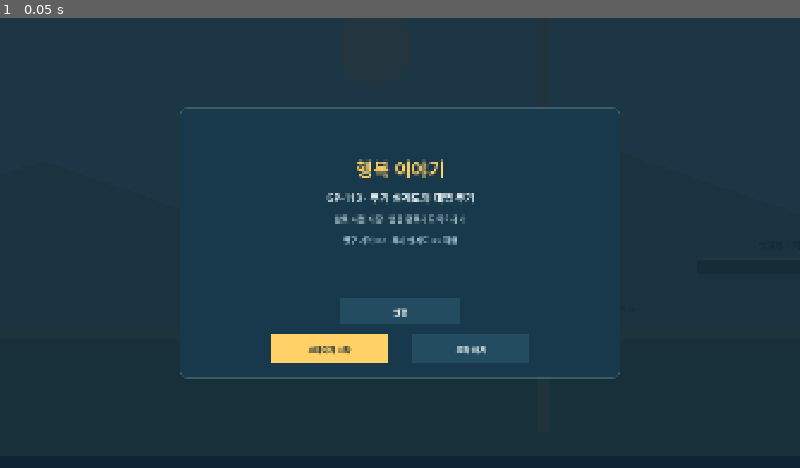
Above: before the commit, frame 1.
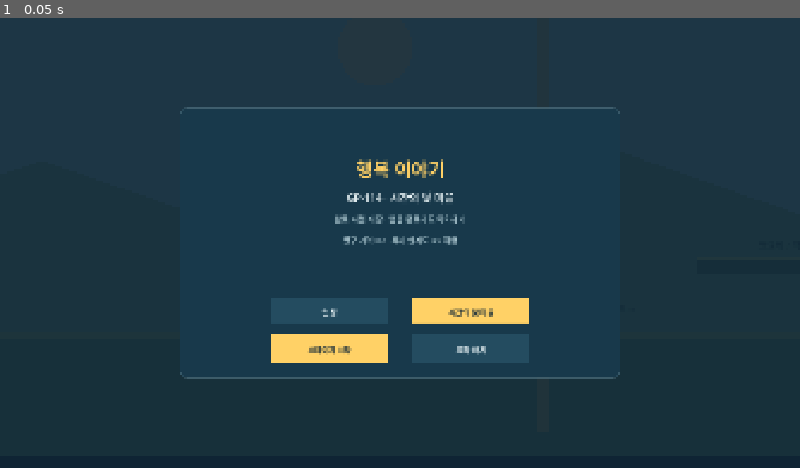
Above: after the commit, the same moment.

Repository: powerfulHimchan/happiness
Game: Godot game, scene res://scenes/movement/ground_movement_sandbox.tscn
The game is run twice, just before and just after one commit, with the same random seed, the same clock (stepped at 60 frames per second) and the same inputs.
Inputs:
- Up to frame 1 (0.05 s): no input

The runs differ from the first frame. In frame 1, 1.2% of the frame differs, in the area x 40-67%, y 38-68%.

Commit message:
feat: add GP114 time anchor village and persistent knight resident

Diff:
--- a/game/scripts/movement/ground_movement_controls.gd
+++ b/game/scripts/movement/ground_movement_controls.gd
@@ -44,6 +44,7 @@
 	START_WEAPON,
 	WEAPON_REWARD,
 	BOSS_CHOICE,
+	VILLAGE,
 }
 
 const PANEL_COLOR := Color("18394b")
@@ -128,6 +129,9 @@
 var main_continue_rect := Rect2()
 var checkpoint_available: bool = false
 var checkpoint_message: String = ""
+var main_village_rect: Rect2
+var village_page: String = "village"
+var village_environment_owned: bool = false
 var main_layout_rect := Rect2()
 var main_feedback_rect := Rect2()
 var feedback_panel_rect := Rect2()
@@ -317,6 +321,9 @@
 
 
 func _draw() -> void:
+	if screen_mode == ScreenMode.VILLAGE:
+		_draw_village()
+		return
 	if screen_mode == ScreenMode.BOSS_CHOICE:
 		_draw_boss_choice()
 		return
@@ -691,6 +698,7 @@
 func begin_retry(starting_weapon: String = "sword") -> bool:
 	if starting_weapon not in ["sword", "bow"]:
 		return false
+	_leave_village_environment()
 	selected_starting_weapon = starting_weapon
 	release_all_inputs()
 	result_snapshot.clear()
@@ -701,6 +709,7 @@
 
 
 func show_main_screen() -> void:
+	_leave_village_environment()
 	release_all_inputs()
 	screen_mode = ScreenMode.MAIN
 	queue_redraw()
@@ -784,7 +793,7 @@
 
 
 func show_start_weapon_selection() -> void:
-	if screen_mode not in [ScreenMode.MAIN, ScreenMode.RESULT]:
+	if screen_mode not in [ScreenMode.MAIN, ScreenMode.RESULT, ScreenMode.VILLAGE]:
 		return
 	start_weapon_return_mode = screen_mode
 	start_weapon_previous_selection = selected_starting_weapon
@@ -1055,6 +1064,7 @@
 		"move": move_zone,
 		"actions": action_rects.duplicate(),
 		"result_panel": result_panel_rect,
+		"main_village": main_village_rect,
 		"growth_cards": growth_card_rects.duplicate(),
 		"growth_reroll": growth_reroll_rect,
 		"job_panel": job_panel_rect,
@@ -1119,6 +1129,9 @@
 
 
 func _handle_screen_touch(position: Vector2) -> void:
+	if screen_mode == ScreenMode.VILLAGE:
+		_handle_village_touch(position)
+		return
 	if screen_mode == ScreenMode.BOSS_CHOICE:
 		_refresh_boss_choice_layout()
 		for index in boss_choice_rects.size():
@@ -1191,6 +1204,8 @@
 			show_start_weapon_selection()
 		elif result_main_rect.has_point(position):
 			show_main_screen()
+	elif screen_mode == ScreenMode.MAIN and main_village_rect.has_point(position):
+		show_village()
 	elif screen_mode == ScreenMode.MAIN and main_start_rect.has_point(position):
 		show_start_weapon_selection()
 	elif screen_mode == ScreenMode.MAIN and checkpoint_available and main_continue_rect.has_point(position):
@@ -1502,9 +1517,10 @@
 		Vector2(280.0, 68.0)
 	)
 	main_feedback_rect = Rect2(
-		Vector2(result_panel_rect.get_center().x - 140.0, result_panel_rect.end.y - 190.0),
+		Vector2(result_panel_rect.get_center().x - 310.0, result_panel_rect.end.y - 190.0),
 		Vector2(280.0, 56.0)
 	)
+	main_village_rect = Rect2(Vector2(result_panel_rect.get_center().x + 30.0, result_panel_rect.end.y - 190.0), Vector2(280.0, 56.0))
 	main_continue_rect = Rect2(
 		Vector2(result_panel_rect.get_center().x - 140.0, result_panel_rect.end.y - 274.0),
 		Vector2(280.0, 56.0)
@@ -1718,7 +1734,7 @@
 		ACTIVE_COLOR
 	)
 	_draw_text_centered(
-		"GP-113 · 무기 설계도와 태엽 무기",
+		"GP-114 · 시간의 닻 마을",
 		Rect2(Vector2(result_panel_rect.position.x, result_panel_rect.position.y + 188.0), Vector2(result_panel_rect.size.x, 46.0)),
 		25,
 		TEXT_COLOR
@@ -1732,6 +1748,7 @@
 	if not checkpoint_available:
 		_draw_text_centered("영구 기억 %d/2 · 무기 설계도 %d/2 해금" % [unlocked_memories.size(), unlocked_weapon_blueprints.size()], Rect2(result_panel_rect.position + Vector2(0, 300), Vector2(result_panel_rect.size.x, 30)), 18, MUTED_TEXT_COLOR)
 	_draw_button(main_feedback_rect, "설정", false)
+	_draw_button(main_village_rect, "시간의 닻 마을", true)
 	if checkpoint_available:
 		_draw_button(main_continue_rect, "이어하기", true)
 	if not checkpoint_message.is_empty():
@@ -2285,3 +2302,86 @@
 			draw_rect(rect.grow(-3), ACTIVE_COLOR, false, 3)
 		_draw_text_centered(String(card.name) + (" · 잠김" if not available else ""), Rect2(rect.position + Vector2(0, rect.size.y * 0.10), Vector2(rect.size.x, 28)), 19, ACTIVE_COLOR if available else MUTED_TEXT_COLOR)
 		_draw_text_centered(String(card.effect if available else card.condition), Rect2(rect.position + Vector2(0, rect.size.y * 0.58), Vector2(rect.size.x, 24)), 16, TEXT_COLOR if available else MUTED_TEXT_COLOR)
+
+
+func show_village() -> void:
+	if screen_mode not in [ScreenMode.MAIN, ScreenMode.RESULT, ScreenMode.VILLAGE]:
+		return
+	release_all_inputs()
+	village_page = "village"
+	screen_mode = ScreenMode.VILLAGE
+	if not village_environment_owned:
+		village_environment_owned = true
+		combat_configuration_started.emit()
+	queue_redraw()
+
+
+func _leave_village_environment() -> void:
+	if village_environment_owned:
+		village_environment_owned = false
+		combat_configuration_finished.emit()
+
+
+func village_snapshot() -> Dictionary:
+	var cards := PrototypeVillageView.cards(village_page, unlocked_memories, unlocked_weapon_blueprints, test_record_summary)
+	return {"page": village_page, "resident": bool(unlocked_memories.get("clockwork_guard", false)), "cards": cards, "layout": PrototypeVillageView.layout(_safe_area_in_viewport(), cards.size(), checkpoint_available)}
+
+
+func _handle_village_touch(position: Vector2) -> void:
+	var snapshot := village_snapshot()
+	var layout: Dictionary = snapshot.layout
+	if layout.back.has_point(position):
+		if village_page == "village":
+			show_main_screen()
+		else:
+			village_page = "village"
+	elif layout.start.has_point(position):
+		show_start_weapon_selection()
+	elif checkpoint_available and layout["continue"].has_point(position):
+		show_main_screen()
+		continue_requested.emit()
+	elif village_page == "village":
+		for i in layout.cards.size():
+			if layout.cards[i].has_point(position):
+				village_page = PrototypeVillageView.FACILITIES[i]
+				break
+	queue_redraw()
+
+
+func _draw_village() -> void:
+	var safe := _safe_area_in_viewport()
+	var snapshot := village_snapshot()
+	var layout: Dictionary = snapshot.layout
+	draw_rect(Rect2(Vector2.ZERO, size), Color("182d36"))
+	draw_rect(Rect2(safe.position + Vector2(0, safe.size.y * 0.25), Vector2(safe.size.x, safe.size.y * 0.75)), Color("2b4b43"))
+	draw_circle(safe.position + Vector2(safe.size.x * 0.90, safe.size.y * 0.11), safe.size.y * 0.06, Color("eacb88"))
+	_draw_text_centered(PrototypeVillageView.TITLES[village_page], Rect2(safe.position + Vector2(0, safe.size.y * 0.04), Vector2(safe.size.x, safe.size.y * 0.09)), 34, ACTIVE_COLOR)
+	var subtitle := "도전 사이에 머무는 작은 안식처" if village_page == "village" else "설계도는 정예 보상에서 획득" if village_page == "forge" else "기억 장착은 새 도전 준비에서 선택" if village_page == "memories" else "이 기기의 로컬 도전 기록"
+	_draw_text_centered(subtitle, Rect2(safe.position + Vector2(0, safe.size.y * 0.15), Vector2(safe.size.x, safe.size.y * 0.06)), 20, TEXT_COLOR)
+	var resident := "정착한 태엽 기사 · 다음 여행도 무사히 돌아오세요." if snapshot.resident else "태엽 기사 · 보스 구출 후 마을에 정착합니다."
+	_draw_text_centered(resident, Rect2(safe.position + Vector2(0, safe.size.y * 0.25), Vector2(safe.size.x, safe.size.y * 0.06)), 19, ACTIVE_COLOR if snapshot.resident else MUTED_TEXT_COLOR)
+	for i in snapshot.cards.size():
+		var card: Dictionary = snapshot.cards[i]
+		var rect: Rect2 = layout.cards[i]
+		var color := Color("3f675b") if card.open else Color("354752")
+		draw_style_box(_panel_style(color), rect)
+		# 마을 건물의 지붕을 코드로 그린다.
+		if village_page == "village":
+			var roof_y := rect.position.y + rect.size.y * 0.13
+			draw_colored_polygon(PackedVector2Array([Vector2(rect.position.x + 20, roof_y), Vector2(rect.get_center().x, rect.position.y - 10), Vector2(rect.end.x - 20, roof_y)]), Color("ab765b") if card.open else Color("607078"))
+		var title_rect := Rect2(rect.position + Vector2(12, rect.size.y * 0.16), Vector2(rect.size.x - 24, rect.size.y * 0.13))
+		_draw_village_text(card.name, title_rect, 26, TEXT_COLOR)
+		_draw_village_text("열림" if card.open else "잠김 · 조건을 확인하세요", Rect2(rect.position + Vector2(12, rect.size.y * 0.31), Vector2(rect.size.x - 24, rect.size.y * 0.08)), 17, ACTIVE_COLOR if card.open else MUTED_TEXT_COLOR)
+		for j in card.lines.size():
+			_draw_village_text(String(card.lines[j]), Rect2(rect.position + Vector2(12, rect.size.y * (0.44 + j * 0.08)), Vector2(rect.size.x - 24, rect.size.y * 0.08)), 18, TEXT_COLOR)
+	_draw_button(layout.back, "메인 화면" if village_page == "village" else "마을로", false)
+	_draw_button(layout.start, "새 도전 준비", true)
+	if checkpoint_available:
+		_draw_button(layout["continue"], "이어하기", true)
+
+
+func _draw_village_text(value: String, rect: Rect2, requested_size: int, color: Color) -> void:
+	var font_size := mini(requested_size, maxi(12, int(rect.size.y * 0.8)))
+	while font_size > 10 and ThemeDB.fallback_font.get_string_size(value, HORIZONTAL_ALIGNMENT_LEFT, -1, font_size).x > rect.size.x:
+		font_size -= 1
+	_draw_text_centered(value, rect, font_size, color)
--- a/game/scripts/movement/ground_movement_sandbox.gd
+++ b/game/scripts/movement/ground_movement_sandbox.gd
@@ -514,6 +514,8 @@
 	_combat_environment_suspended = true
 	_suspended_node_states.clear()
 	var nodes: Array[Node] = [stage_runner, target_selector]
+	if controls.village_environment_owned:
+		nodes.append_array([player, weapon_controller])
 	for group_name in [&"combat_enemy", &"enemy_projectile", &"targetable"]:
 		for candidate in get_tree().get_nodes_in_group(group_name):
 			var candidate_node := candidate as Node
--- /dev/null
+++ b/game/scripts/ui/prototype_village_view.gd
@@ -0,0 +1,53 @@
+class_name PrototypeVillageView
+extends RefCounted
+
+## GP-114: 기존 영구 해금과 로컬 기록을 읽는 마을. 방문으로 저장을 변경하지 않는다.
+const FACILITIES := ["forge", "memories", "records"]
+const TITLES := {"village": "시간의 닻 마을", "forge": "대장간 · 설계도", "memories": "기억의 쉼터", "records": "광장 · 도전 기록"}
+
+static func layout(safe: Rect2, card_count: int, can_continue: bool) -> Dictionary:
+	var cards: Array[Rect2] = []
+	var gap := safe.size.x * 0.02
+	var width := (safe.size.x * 0.90 - gap * (card_count - 1)) / card_count
+	for i in card_count:
+		cards.append(Rect2(safe.position + Vector2(safe.size.x * 0.05 + i * (width + gap), safe.size.y * 0.34), Vector2(width, safe.size.y * 0.42)))
+	var count := 3 if can_continue else 2
+	var button_width := (safe.size.x * 0.90 - gap * (count - 1)) / count
+	var buttons: Array[Rect2] = []
+	for i in count:
+		buttons.append(Rect2(safe.position + Vector2(safe.size.x * 0.05 + i * (button_width + gap), safe.size.y * 0.85), Vector2(button_width, safe.size.y * 0.09)))
+	return {"cards": cards, "back": buttons[0], "start": buttons[1], "continue": buttons[2] if can_continue else Rect2()}
+
+static func cards(page: String, memories: Dictionary, blueprints: Dictionary, summary: Dictionary) -> Array[Dictionary]:
+	var result: Array[Dictionary] = []
+	match page:
+		"forge":
+			for id in ["clockwork_sword", "clockwork_bow"]:
+				var unlocked := bool(blueprints.get(id, false))
+				var lines: Array[String] = []
+				if unlocked:
+					for grade in [1, 2]:
+						var profile := PrototypeWeaponRewards.profile(String(PrototypeWeaponRewards.BLUEPRINTS[id].weapon), grade, id)
+						lines.append("%s · 피해 +%d%%" % [PrototypeWeaponRewards.GRADE_NAMES[grade], int(round(float(profile.damage) * 100))])
+						lines.append("고유 효과 +%d%%" % int(round(float(profile.unique) * 100)))
+					lines.append("검: 스킬 강화" if id == "clockwork_sword" else "활: 기본 공격 강화")
+					lines.append("보조 고유 효과는 절반 적용")
+				else:
+					lines.assign(["보스 파괴로 영구 해금", "해금 후 정예 무기 보상에 등장"])
+				result.append({"name": String(PrototypeWeaponRewards.BLUEPRINTS[id].name), "open": unlocked, "lines": lines})
+		"memories":
+			for id in ["clockwork_guard", "core_echo"]:
+				var profile := PrototypeMemoryAbilities.profile(id)
+				result.append({"name": profile.name, "open": bool(memories.get(id, false)), "lines": [profile.effect, profile.condition, "새 도전 준비에서 하나를 선택"]})
+		"records":
+			result.append({"name": "도전 이력", "open": true, "lines": ["총 도전 %d회" % int(summary.get("run_count", 0)), "완주 %d회" % int(summary.get("completed_run_count", 0)), "중단 %d회" % int(summary.get("incomplete_run_count", 0)), "진행 중 도전은 집계 전"]})
+			for key in ["best_completion_s", "average_completion_s"]:
+				var seconds := float(summary.get(key, 0.0))
+				result.append({"name": "최고 완주" if key == "best_completion_s" else "평균 완주", "open": true, "lines": ["%.1f초" % seconds if seconds > 0 else "아직 완주 기록 없음", "로컬에 저장한 모든 완주 기준"]})
+		_:
+			result.assign([
+				{"name": "대장간", "open": not blueprints.is_empty(), "lines": ["무기 설계도 %d/2" % blueprints.size(), "태엽 검 · 태엽 활", "설계와 등급별 효과 살펴보기"]},
+				{"name": "기억의 쉼터", "open": not memories.is_empty(), "lines": ["영구 기억 %d/2" % memories.size(), "태엽 수호 · 핵의 잔향", "기억의 능력과 해금 조건"]},
+				{"name": "광장 기록", "open": true, "lines": ["여행의 발자취", "완주 · 중단 · 소요 시간", "이 기기에 저장된 도전 기록"]},
+			])
+	return result
--- /dev/null
+++ b/game/tests/gp114_runtime_test.gd
@@ -0,0 +1,141 @@
+extends "res://tests/gp110_runtime_test.gd"
+
+const GP114_SAVE := "user://gp114_checkpoint.json"
+const GP114_LEGACY := "user://gp114_meta.jsonl"
+const GP114_RECORD := "user://gp114_records.jsonl"
+
+func _run() -> void:
+	var args := OS.get_cmdline_user_args()
+	var phase := args[0] if not args.is_empty() else "seed"
+	store.save_path = GP114_SAVE
+	legacy.save_path = GP114_LEGACY
+	if phase == "seed":
+		store.clear_checkpoint()
+		for path in [GP114_LEGACY, GP114_RECORD]:
+			DirAccess.remove_absolute(ProjectSettings.globalize_path(path))
+	sandbox = SANDBOX.instantiate()
+	sandbox.checkpoint_store = store
+	sandbox.boss_legacy_store = legacy
+	sandbox.get_node("LocalTestRecorder").record_path = GP114_RECORD
+	root.add_child(sandbox)
+	current_scene = sandbox
+	await process_frame
+	controls = sandbox.get_node("CanvasLayer/GroundMovementControls")
+	player = sandbox.get_node("Player")
+	growth = sandbox.get_node("PrototypeGrowthController")
+	runner = sandbox.get_node("StageRunner")
+	weapons = sandbox.get_node("Player/PrototypeWeaponController")
+	recorder = sandbox.get_node("LocalTestRecorder")
+	sandbox.get_node("CombatFeedbackController").configure(0.0, false, false)
+	weapons.sword_combat.set_process(false)
+	weapons.bow_combat.set_process(false)
+	runner.set_process(false)
+	match phase:
+		"seed":
+			_tap(controls.main_village_rect.get_center())
+			if not _check(controls.current_screen_mode() == 13 and not controls.village_snapshot().resident and not controls.village_snapshot().cards[0].open and not controls.village_snapshot().cards[1].open, "처음 마을·대장간·쉼터 잠금·기사 미정착"): return
+			var meta := legacy.progress_snapshot()
+			var elapsed := runner.stage_elapsed_s
+			var position := player.position
+			var health := player.damage_receiver.health
+			runner.set_process(true)
+			for ignored in 4:
+				await physics_frame
+			if not _check(sandbox.is_combat_environment_suspended() and runner.process_mode == Node.PROCESS_MODE_DISABLED and player.process_mode == Node.PROCESS_MODE_DISABLED and runner.stage_elapsed_s == elapsed and player.position == position and player.damage_receiver.health == health, "마을 방문 중 실제 전투·물리·타이머 동결"): return
+			runner.set_process(false)
+			if not await _test_layout_and_pages(): return
+			_tap(controls.village_snapshot().layout.start.get_center())
+			if not _check(controls.current_screen_mode() == 10 and sandbox.is_combat_environment_suspended(), "마을에서 준비·전투 동결 유지"): return
+			_tap(controls.start_weapon_cancel_rect.get_center())
+			if not _check(controls.current_screen_mode() == 13 and legacy.progress_snapshot() == meta and store.load_checkpoint().is_empty(), "준비 취소는 마을 복귀·메타와 저장 미변경"): return
+			_tap(controls.village_snapshot().layout.back.get_center())
+			if not _check(controls.current_screen_mode() == 2 and not sandbox.is_combat_environment_suspended() and player.process_mode != Node.PROCESS_MODE_DISABLED, "메인 복귀는 원래 환경 복원"): return
+			if not _reach_boss() or not _finish_stage(): return
+			if not _check(sandbox._resolve_boss_choice("rescue"), "실제 구출 완주"): return
+			controls.show_village()
+			if not _check(controls.village_snapshot().resident and controls.village_snapshot().cards[1].open and not controls.village_snapshot().cards[0].open, "구출 기사 영구 정착·쉼터만 해금"): return
+			var reward := legacy.pending_reward()
+			_tap(controls.village_snapshot().layout.start.get_center())
+			legacy.fail_writes = true
+			_tap(controls.start_weapon_confirm_rect.get_center())
+			legacy.fail_writes = false
+			if not _check(controls.current_screen_mode() == 2 and not sandbox.is_combat_environment_suspended() and legacy.pending_reward() == reward, "저장 실패는 메인 복구·보상 소비 없음·동결 해제"): return
+			controls.show_village()
+			_tap(controls.village_snapshot().layout.start.get_center())
+			_tap(controls.memory_card_rects[1].get_center())
+			_tap(controls.start_weapon_confirm_rect.get_center())
+			if not _check(controls.current_screen_mode() == 0 and not sandbox.is_combat_environment_suspended() and player.memory_id == "clockwork_guard" and legacy.pending_reward().is_empty(), "마을 준비 확정·기억 장착·일회 보상 소비·전투 재개"): return
+			if not _finish_stage(): return
+			# 중간 완료 상태를 둔 채 마을을 방문해도 저장/보상/기억이 바뀌지 않는다.
+			controls.show_main_screen()
+			var checkpoint := store.load_checkpoint()
+			meta = legacy.progress_snapshot()
+			controls.show_village()
+			_tap(controls.village_snapshot().layout.start.get_center())
+			_tap(controls.start_weapon_cancel_rect.get_center())
+			if not _check(store.load_checkpoint() == checkpoint and legacy.progress_snapshot() == meta and controls.village_snapshot().resident, "이어하기 저장·소비 후 정착·준비 취소 보존"): return
+		"resume":
+			controls.show_village()
+			if not _check(controls.checkpoint_available and controls.village_snapshot().resident and legacy.pending_reward().is_empty(), "별도 프로세스에 영구 정착·미완료 저장 복원"): return
+			if not await _test_layout_and_pages(): return
+			_tap(controls.village_snapshot().layout["continue"].get_center())
+			if not _check(controls.current_screen_mode() == 11 and not sandbox.is_combat_environment_suspended() and player.memory_id == "clockwork_guard" and player.boss_legacy.choice == "rescue", "마을 이어하기는 무기 선택·기억·소비한 보상 복원"): return
+			_tap(controls.weapon_reward_skip_rect.get_center())
+			_tap(controls.stage_route_rects[0].get_center())
+			if not _finish_stage(): return
+			_tap(controls.weapon_reward_skip_rect.get_center())
+			_tap(controls.stage_route_rects[0].get_center())
+			if not _finish_stage(): return
+			if not _check(sandbox._resolve_boss_choice("destroy"), "이어하기 후 실제 파괴 완주"): return
+			controls.show_village()
+			if not _check(controls.village_snapshot().resident and controls.village_snapshot().cards[0].open and controls.village_snapshot().cards[1].open, "이후 파괴에도 기사 정착 유지·두 시설 열림"): return
+			if not await _test_layout_and_pages(): return
+			if not _check(recorder.summary_snapshot().completed_run_count == 2 and controls.test_record_summary.completed_run_count == 2, "광장 두 실제 완주 집계"): return
+		"finish":
+			controls.show_village()
+			if not _check(controls.village_snapshot().resident and controls.unlocked_weapon_blueprints.size() == 2 and controls.unlocked_memories.size() == 2 and not controls.checkpoint_available, "재시작 후 정착·설계도·기억·완료 저장 정리"): return
+			if not await _test_layout_and_pages(): return
+			recorder.clear_records()
+			controls.show_main_screen()
+			controls.show_village()
+			if not _check(controls.village_snapshot().resident and controls.village_snapshot().cards[0].open and controls.test_record_summary.run_count == 0, "도전 기록 삭제와 영구 정착·시설 독립"): return
+		_:
+			_check(false, "알 수 없는 검사 단계")
+			return
+	print("GP-114 runtime check: OK · " + phase)
+	quit(0)
+
+func _test_layout_and_pages() -> bool:
+	for dimensions in [Vector2(1280, 720), Vector2(2400, 1080)]:
+		controls.size = dimensions
+		controls._refresh_layout()
+		for page in ["village", "forge", "memories", "records"]:
+			controls.village_page = page
+			var snapshot: Dictionary = controls.village_snapshot()
+			var safe: Rect2 = controls.layout_snapshot().safe
+			var rectangles: Array = snapshot.layout.cards.duplicate()
+			rectangles.append_array([snapshot.layout.back, snapshot.layout.start])
+			if controls.checkpoint_available:
+				rectangles.append(snapshot.layout["continue"])
+			for i in rectangles.size():
+				if not _check(safe.encloses(rectangles[i]), "모든 페이지·두 화면비 안전 영역"): return false
+				for j in range(i + 1, rectangles.size()):
+					if not _check(not rectangles[i].intersects(rectangles[j]), "마을 입력 겹침 없음"): return false
+			if page == "forge":
+				for card in snapshot.cards:
+					if card.open and not _check(card.lines.size() == 6 and "25%" in card.lines[1] and "35%" in card.lines[3], "대장간이 실제 희귀·영웅 고유 성능 표시"): return false
+			controls.queue_redraw()
+			await process_frame
+		controls.village_page = "village"
+		for i in 3:
+			_tap(controls.village_snapshot().layout.cards[i].get_center())
+			if not _check(controls.village_page == PrototypeVillageView.FACILITIES[i], "잠금 시설도 조건을 확인하는 실제 터치"): return false
+			_tap(controls.village_snapshot().layout.back.get_center())
+			if not _check(controls.village_page == "village", "시설 뒤로는 마을 복귀"): return false
+	return true
+
+func _check(condition: bool, message: String) -> bool:
+	if not condition:
+		push_error("GP-114 failed: " + message)
+		quit(1)
+	return condition
Not shown, changed: game/export_presets.cfg
Not shown, changed: .github/workflows/build-android-apk.yml
Not shown, added: docs/prototype/GP114_TIME_ANCHOR_VILLAGE_STATUS.md
Not shown, changed: docs/prototype/IMPLEMENTATION_BACKLOG.md
Not shown, changed: scripts/check_godot_project.sh
